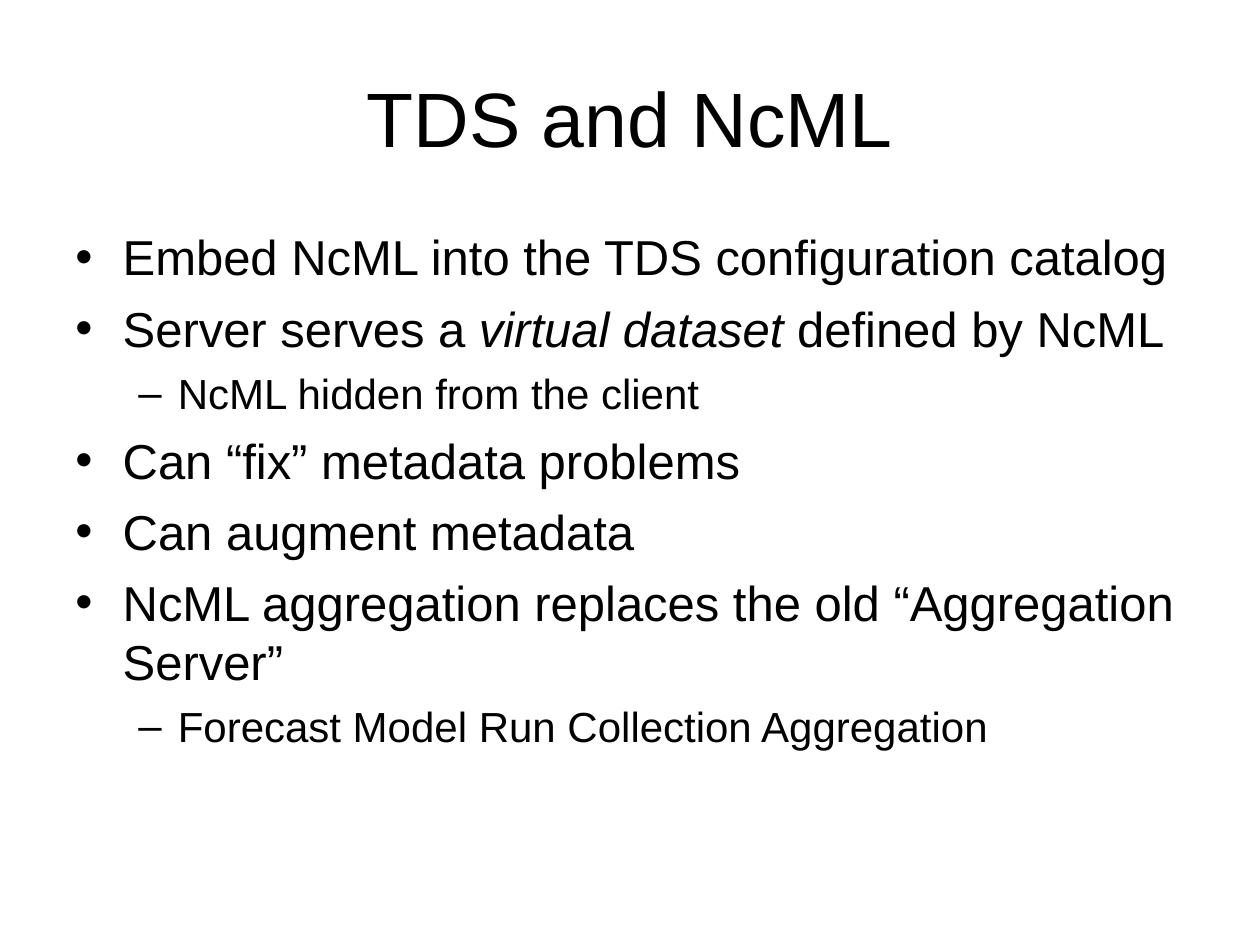
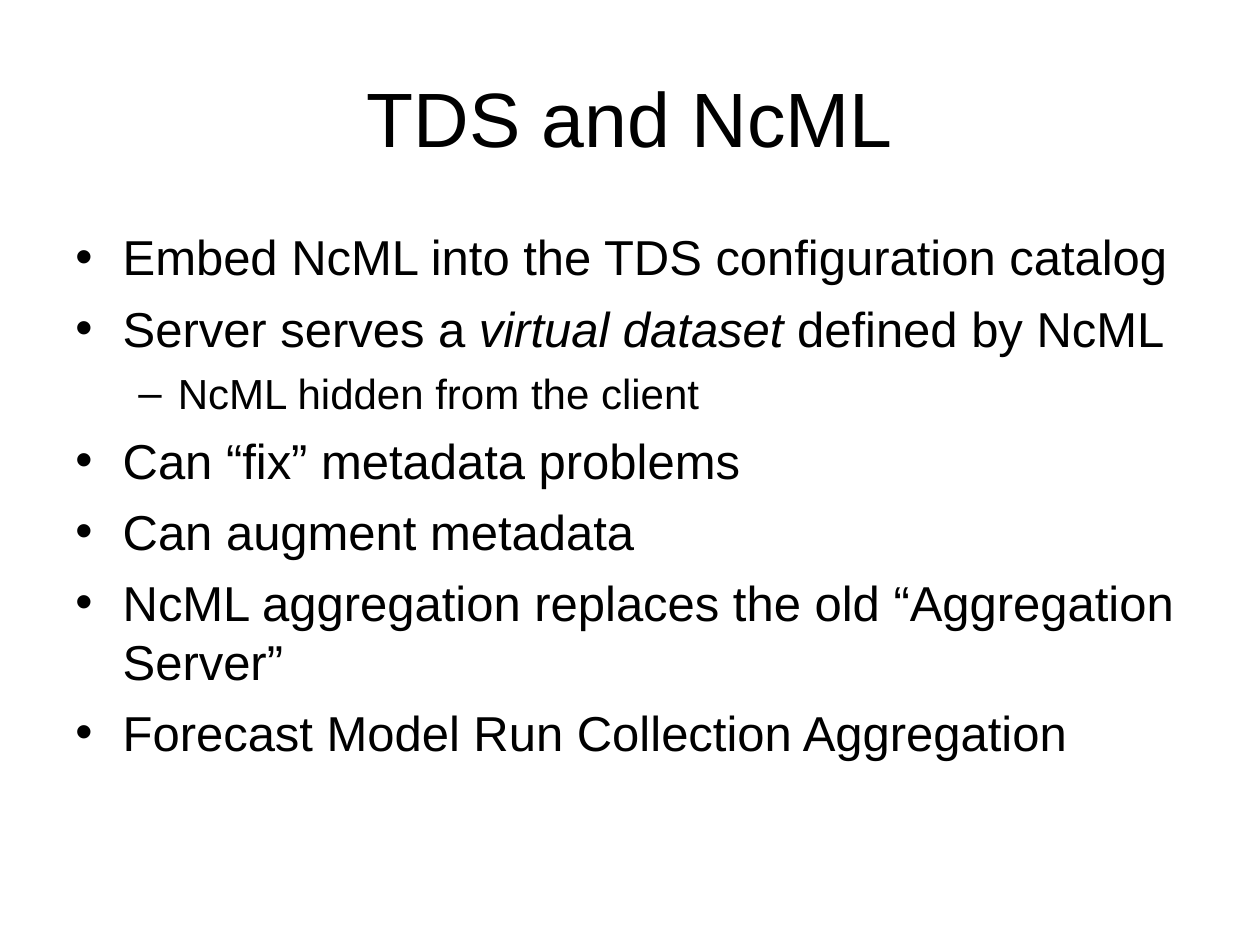
Before and after one commit to ooici-eoi/THREDDS, a slide deck: slide 13 of docs/web/thredds/tech/tutorial/TDSOverview.ppt (slide 6 before the commit). Drawn at 1260x945 pixels with LibreOffice and Linux fonts; fonts in the diff are those of the drawing; background and template pictures are left out. Boxes give left, top, right and bottom in pixels: in the first picture for what was removed or moved away, otherwise in the second. Text is boxed around its words. In the diff, an @@ line names an element or a change of style, - is before the commit and + after.

```diff
--- a/docs/web/thredds/tech/tutorial/TDSOverview.ppt
+++ b/docs/web/thredds/tech/tutorial/TDSOverview.ppt
@@ text at (123,715,1067,761): size 24 to 28 pt in "Forecast Model Run Collection Aggregation"; bullet – to •; list level 2 to 1 in "Forecast Model Run Collection Aggregation" @@
```
Also in this commit, not shown: 9 other slides changed, 4 slides added, 1 slide removed, 16 other files.
